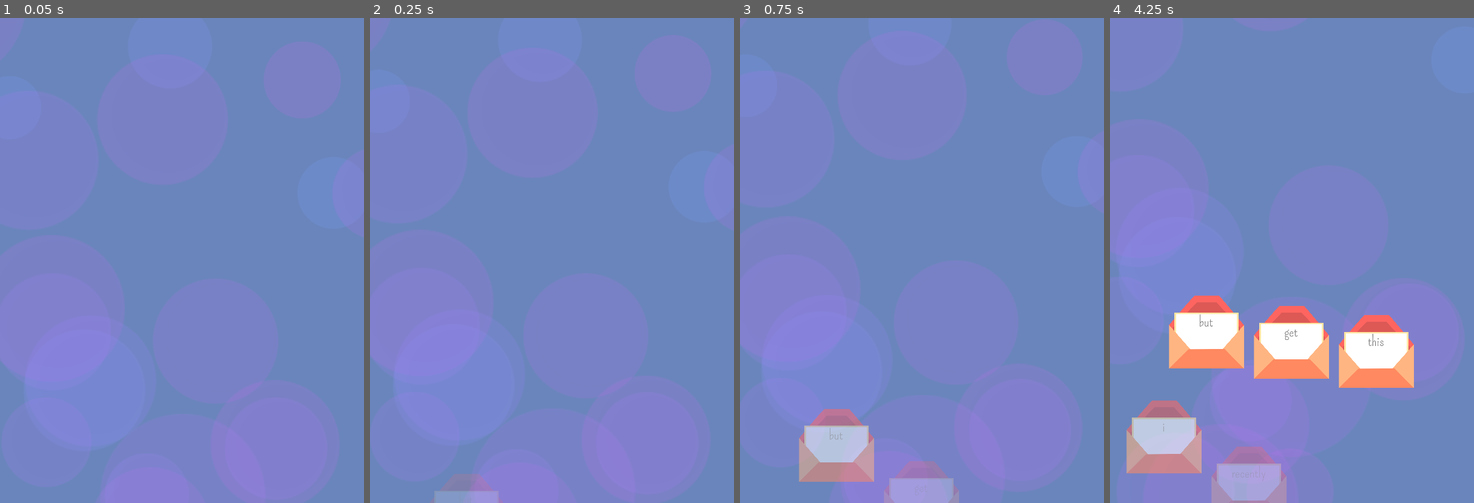
Above: before the commit, frames 1-4 (left to right).
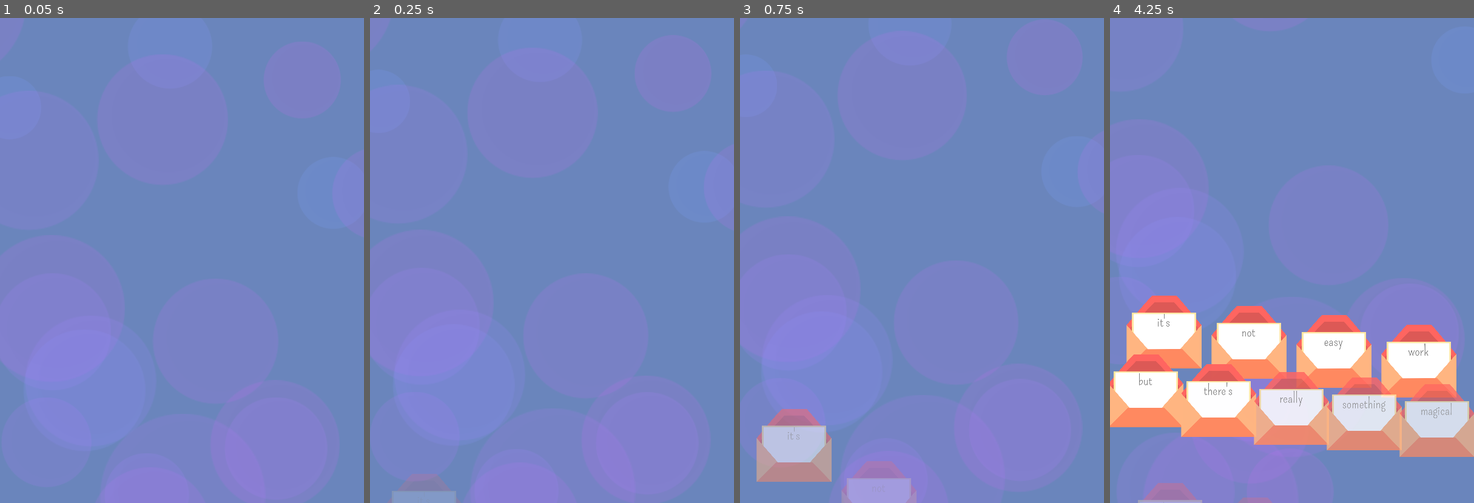
Above: after the commit, the same moments.

Repository: HoneyPony/ash-and-phoenix
Game: Godot game, scene res://game.tscn
Same seed, same stepped clock (60 frames per second), same inputs: the game is played once before the commit and once after it.
Inputs:
- Up to frame 1 (0.05 s): no input
- Up to frame 2 (0.25 s): no input
- Up to frame 3 (0.75 s): tap Enter at 0.5 s
- Up to frame 4 (4.25 s): no input

Frame 1 is identical in both runs. In frame 2, less than 0.1% of the frame differs, in the area x 9-28%, y 94-100%; in frame 3, 5.5%; in frame 4, 27%, in the area x 0-100%, y 57-100%.

Commit message:
finish second letter. some algorithm tweaks

Diff:
--- a/global.gd
+++ b/global.gd
@@ -264,11 +264,7 @@
 	WORD("your", 3.6, 0, 120),
 	WORD("music", 4.0, 140, 120),
 
-		]
-
-
-var game_data = [
-	CHANGE_PHOENIX(),
+
 	WAIT(),
 	WORD("but", 0, -140, 0),
 	WORD("get", 0.4, 0, 0),
@@ -291,7 +287,78 @@
 	WORD("it's", 9.3, -210, 240),
 	WORD("the", 9.4, -70, 240),
 	WORD("same", 9.5, 70, 240),
-	WORD("one!", 9.6, 210, 240)
+	WORD("one!", 9.6, 210, 240),
+
+
+
+	WAIT(),
+	WORD("it", 0, -80),
+	WORD("appears", 0.4, 60),
+	WORD("that", 0.8, 200),
+	WORD("i'll", 1.6, -200, 60),
+	WORD("see", 1.7, -60, 60),
+	WORD("you", 1.8, 80, 60),
+	WORD("there!", 1.9, 220, 60),
+
+
+
+	WAIT(),
+	WORD("as", 0, -160),
+	WORD("for", 0.2, -20),
+	WORD("what", 0.4, 120),
+	WORD("i", 1.2, 0, 60),
+	WORD("do", 2.0, -120, 120),
+	WORD("these", 2.2, 20, 120),
+	WORD("days", 2.4, 160, 120),
+
+	WAIT(),
+	WORD("well", 0, 0),
+	WORD("as", 1.2, -210, 40),
+	WORD("it", 1.4, -70, 40),
+	WORD("turns", 1.6, 70, 40),
+	WORD("out", 1.8, 210, 40),
+
+
+	WAIT(),
+	WORD("i", 0, -160),
+	WORD("actually", 0.2, -20),
+	WORD("volunteer", 0.4, 120),
+	WORD("at", 0.6, -210, 60),
+	WORD("this", 0.8, -70, 60), # originally 'a'
+	WORD("dog", 1.0, 70, 60),
+	WORD("rescue", 1.2, 210, 60),
+
+	WORD("fostering", 3.2, -240, 60),
+	WORD("dogs", 3.6, -120, 60),
+	WORD("in", 4.0, 0, 60),
+	WORD("my", 4.4, 120, 60),
+	WORD("home", 4.8, 240, 60),
+
+						]
+
+
+var game_data = [
+	CHANGE_PHOENIX(),
+	WAIT(),
+	WORD("it's", 0, -210),
+	WORD("not", 0.4, -70),
+	WORD("easy", 0.8, 70),
+	WORD("work", 1.2, 210),
+
+	WORD("but", 2.4, -240),
+	WORD("there's", 2.8, -120),
+	WORD("really", 3.0, 0),
+	WORD("something", 3.1, 120),
+	WORD("magical", 3.2, 240),
+
+	WORD("about", 3.8, -200, 60),
+	WORD("helping", 3.9, -60, 60),
+	WORD("those", 4.0, 80, 60),
+	WORD("animals", 4.1, 220, 60),
+
+	WAIT(),
+	WORD("sincerely", 1, -70),
+	WORD("phoenix", 1.5, 70)
 	#[0, 0, -210, "i"],
 	#[0, 1, -70, "don't"],
 	#[0, 2, 70, "recall"],
@@ -367,22 +434,34 @@
 	var has_valid_letter = false
 	var has_completed_letter = false
 
+	var has_completed_candidate = false
+	var best_match_length = 0
+
 	for letter in get_tree().get_nodes_in_group("Letter"):
 		var measure = letter.measure_input(next_input)
+
+		if measure[1] > best_match_length:
+			best_match_length = measure[1]
 
 		if measure[0] <= max_mistakes:
 			has_valid_letter = true
 			letter.render_text(measure[1], measure[0] > 0)
-
-			# If the letter was completed, send it off! and
-			# we will have to reset everything
-			if letter.text.length() == measure[1]:
+		else:
+			# Clear letter's render
+			letter.render_text(0, false)
+
+	# Second pass, to check for completed letter
+	for letter in get_tree().get_nodes_in_group("Letter"):
+		var measure = letter.measure_cache # resuse measurement
+
+		# If the letter was completed, send it off! and
+		# we will have to reset everything
+		if letter.text.length() == measure[1]:
+			# Don't allow mistakes to allow a worse overall match from stealing the input
+			if measure[1] >= best_match_length:
 				has_completed_letter = true
 				letter.complete()
 				break
-		else:
-			# Clear letter's render
-			letter.render_text(0, false)
 
 
 	# If there's not a single valid letter, reset the typed text.
--- a/letter/letter.gd
+++ b/letter/letter.gd
@@ -80,8 +80,13 @@
 		text_display.text += text[i]
 	text_display.text += "[/center]"
 
+var measure_cache = [0, 0]
 
 func measure_input(input: String):
+	measure_cache = measure_input_uncached(input)
+	return measure_cache
+
+func measure_input_uncached(input: String):
 	# Idea:
 	# If the first character does not match at all, then it plainly
 	# does not match.
